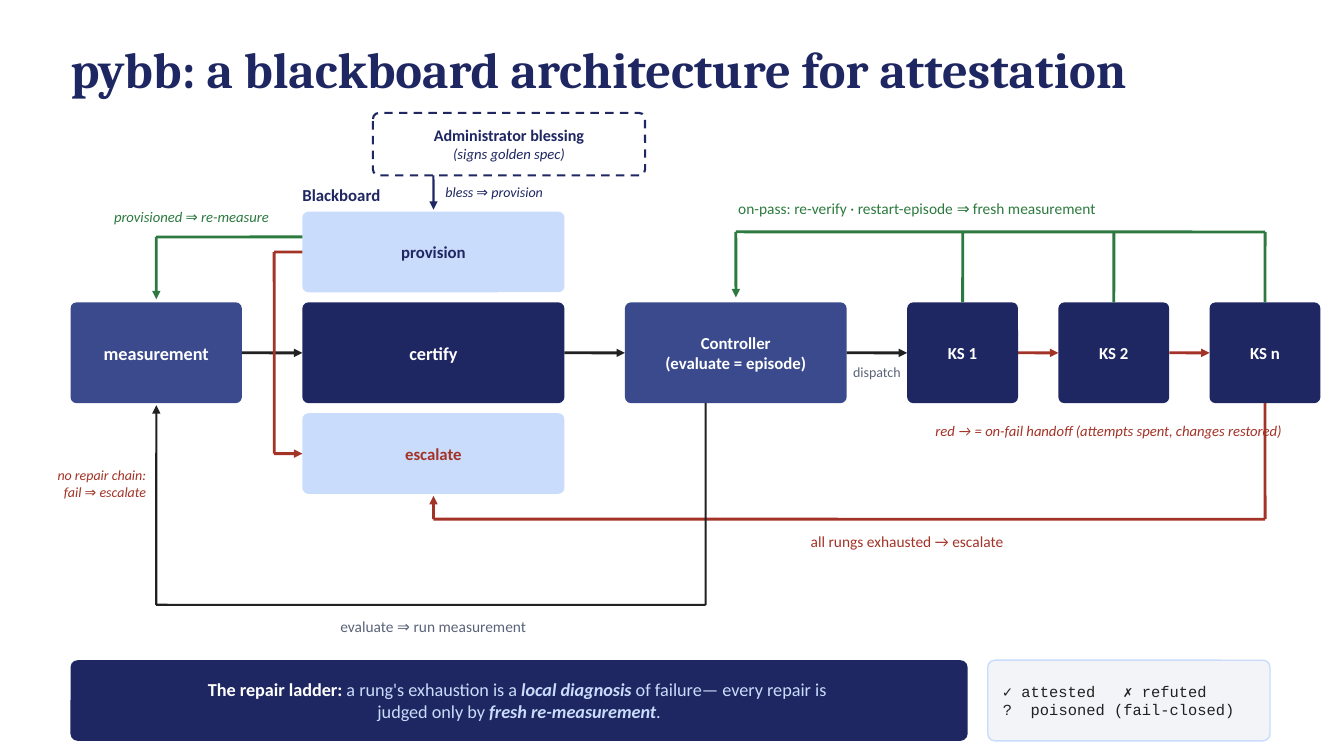
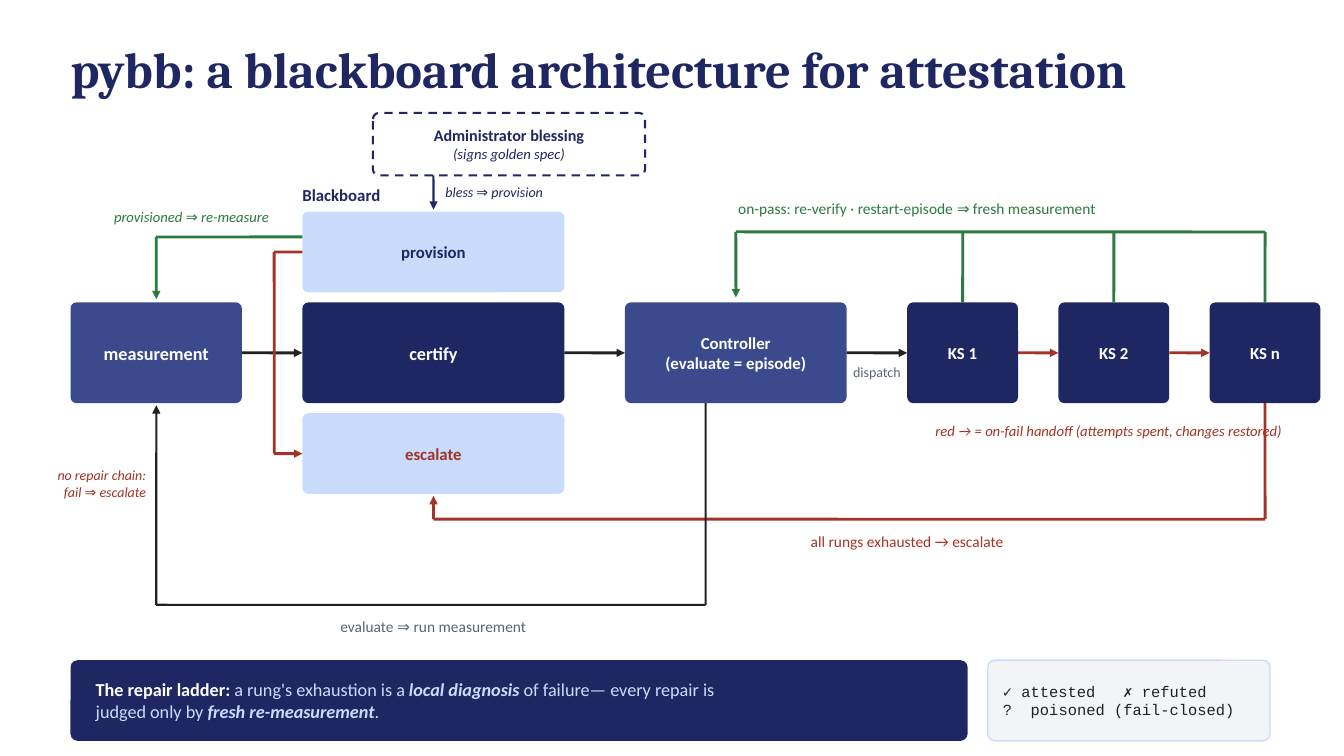
Before and after one commit to ku-sldg/pybb, a slide deck: slide 5 of docs/video_slides_draft.pptx. Drawn at 1344x756 pixels with LibreOffice and Linux fonts; fonts in the diff are those of the drawing. Boxes give left, top, right and bottom in pixels: in the first picture for what was removed or moved away, otherwise in the second. Text is boxed around its words. In the diff, an @@ line names an element or a change of style, - is before the commit and + after.

```diff
--- a/docs/video_slides_draft.pptx
+++ b/docs/video_slides_draft.pptx
@@ text "The repair ladder: a rung's ..." at (96, 683, 714, 721): alignment centre to left @@
```
Also in this commit, not shown: 1 other slide changed, 2 other files.
